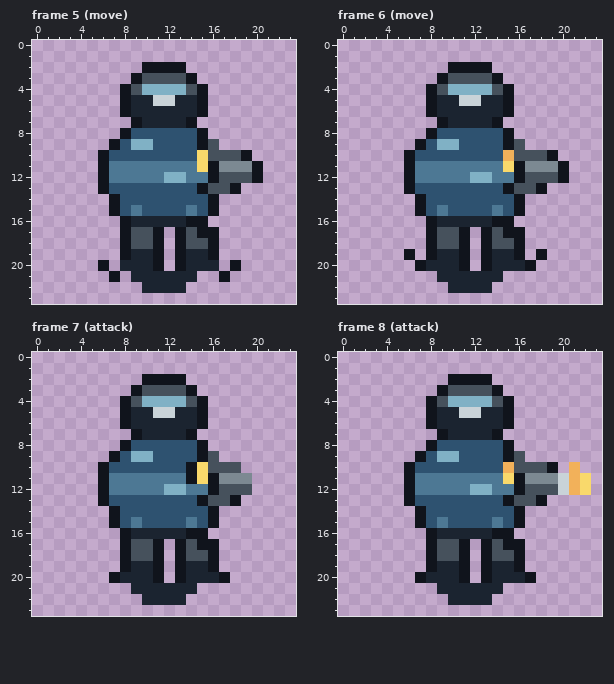
Pixel-art file -- art/source/characters/gunner.aseprite. This is how it looked before the edit.
24x24 pixels, 12 frames. Shown: frame 5 (move), frame 6 (move), frame 7 (attack), frame 8 (attack). The commit also changed other frames, which this record leaves out.
The same view after the edit:
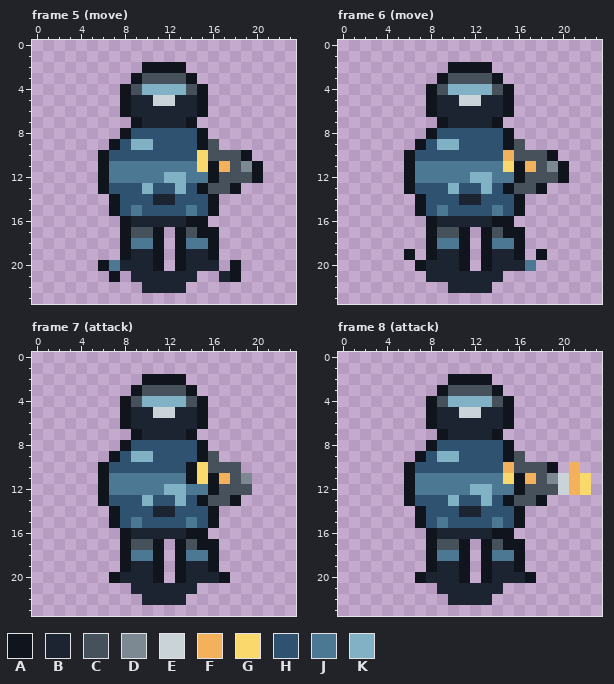
Palette (. is transparent): A #10141c  B #1b2430  C #46515c  D #7c8992  E #c9d3d8  F #f2b15a  G #f9d96b  H #2e5270  J #4d7894  K #80b1c5
From old to new:
Frame 5 (move), layers "highlights", "equipment", "body":
The edit adds colour A in row 21 at x 18.
Colour A gives way to colour B in row 21 at x 17.
Colour H gives way to colour B in row 14 at x 11 to 12.
Colour D gives way to colour C in row 11 at x 18.
Colour D gives way to colour F in row 11 at x 17.
The edit adds colour J in row 20 at x 7.
Colour C gives way to colour J in row 18 at x 9 to 10 and 14 to 15.
Colour H gives way to colour K in row 13 at x 10 and 13.
Frame 6 (move), layers "highlights", "equipment", "body":
The edit adds colour B in row 21 at x 8.
Colour H gives way to colour B in row 14 at x 11 to 12.
Colour D gives way to colour C in row 11 at x 18.
Colour D gives way to colour F in row 11 at x 17.
Colour A gives way to colour J in row 20 at x 17.
Colour C gives way to colour J in row 18 at x 9 to 10 and 14 to 15.
Colour H gives way to colour K in row 13 at x 10 and 13.
Frame 7 (attack), layers "highlights", "equipment", "body":
Colour H gives way to colour B in row 14 at x 11 to 12.
Colour D gives way to colour C in row 11 at x 18.
Colour D gives way to colour F in row 11 at x 17.
Colour C gives way to colour J in row 18 at x 9 to 10 and 14 to 15.
Colour H gives way to colour K in row 13 at x 10 and 13.
Frame 8 (attack), layers "highlights", "equipment", "body": the same change as frame 7 (attack)
